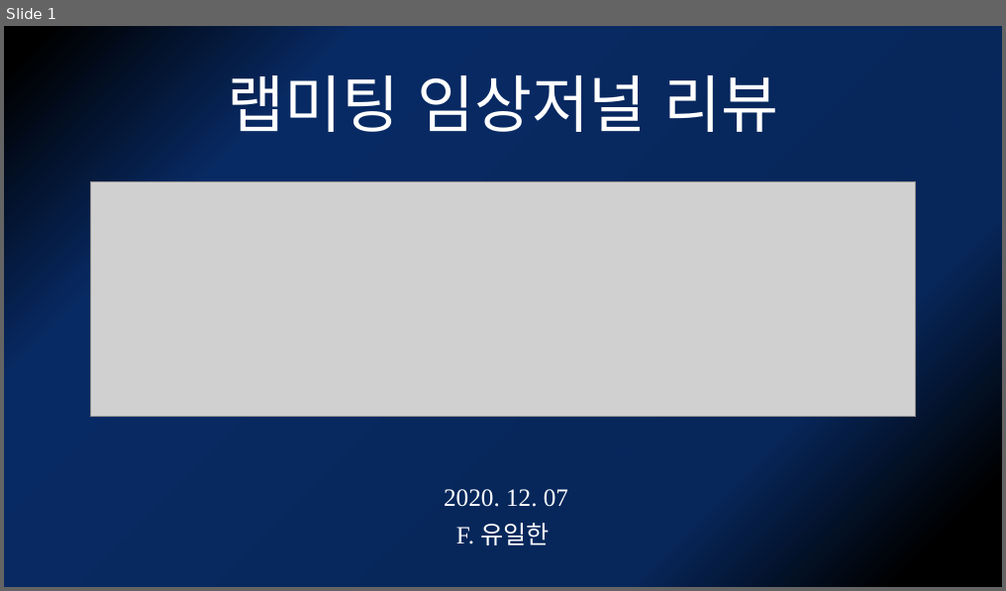
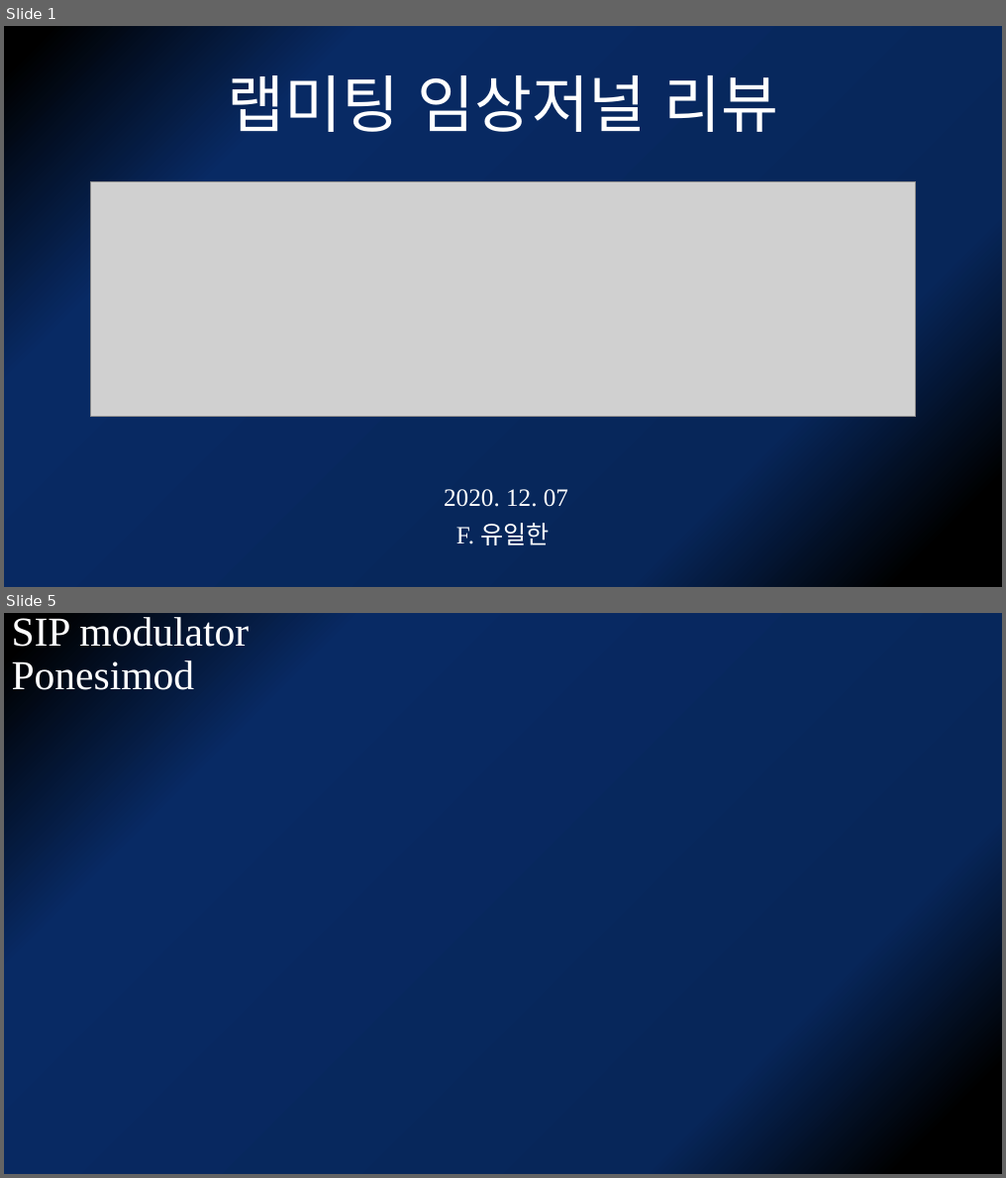
Before and after one commit to kjfdf/12.07_lab_meeting, a slide deck: 2020.12.07 유일한 임상저널리뷰.pptx. Shown one above the other, each under a label of ours: slide 1 before the commit, slides 1 and 5 after it; the slides between them are not shown. The pictures are 1006x591 and 1006x1178 pixels, drawn with LibreOffice and Linux fonts; fonts in the diff are those of the drawing; grey boxes stand for pictures. Boxes give left, top, right and bottom in pixels: in the first picture for what was removed or moved away, otherwise in the second. Text is boxed around its words. In the diff, an @@ line names an element or a change of style, - is before the commit and + after.

```diff
--- a/2020.12.07 유일한 임상저널리뷰.pptx
+++ b/2020.12.07 유일한 임상저널리뷰.pptx
@@ slide 5 added at [4,613,1002,1174], background gradient #000000 to #072659 to #082A64 @@
@@ title added at [12,613,249,690], 39.6 pt, text #FFFFFF @@
+SIP modulator
+Ponesimod
```
Also in this commit, not shown: 9 other slides added, 6 slides removed.
